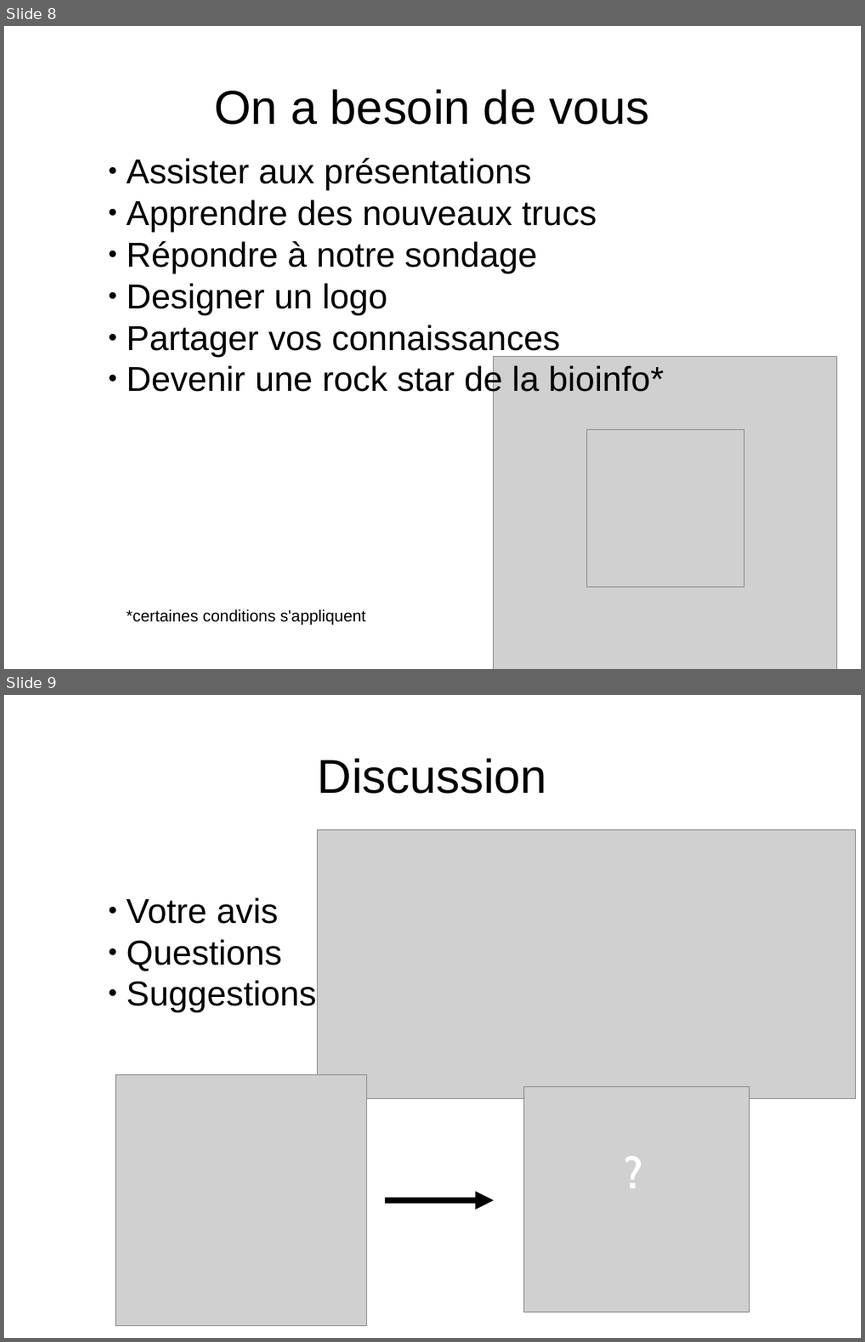
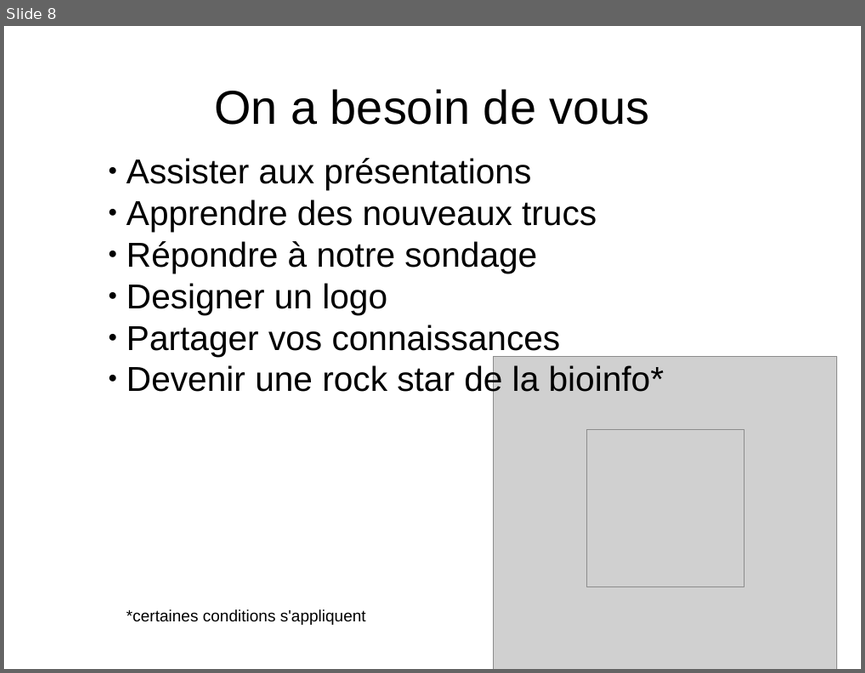
Before and after one commit to enormandeau/club_bioinfo_ibis, a slide deck: 01_presentations/01_presentation_club_interlab_ibis/presentation.odp. Shown one above the other, each under a label of ours: slides 8 and 9 before the commit, slide 8 after it. The pictures are 865x1342 and 865x673 pixels, drawn with LibreOffice and Linux fonts; fonts in the diff are those of the drawing; grey boxes stand for pictures. Boxes give left, top, right and bottom in pixels: in the first picture for what was removed or moved away, otherwise in the second. Text is boxed around its words. In the diff, an @@ line names an element or a change of style, - is before the commit and + after.

```diff
--- a/01_presentations/01_presentation_club_interlab_ibis/presentation.odp
+++ b/01_presentations/01_presentation_club_interlab_ibis/presentation.odp
@@ slide 9 removed at [4, 695, 861, 1338], background #FFFFFF @@
@@ title removed at [318, 758, 547, 794] @@
-Discussion
@@ picture removed at [318, 830, 857, 1100] @@
@@ subtitle removed at [126, 897, 317, 1012] @@
-● Votre avis
-● Questions
-● Suggestions
@@ group removed at [116, 1074, 749, 1326]: 2 pictures, 1 arrow, 1 text @@
-?
```
Also in this commit, not shown: 4 slides changed, 1 slide added, 1 other file.
